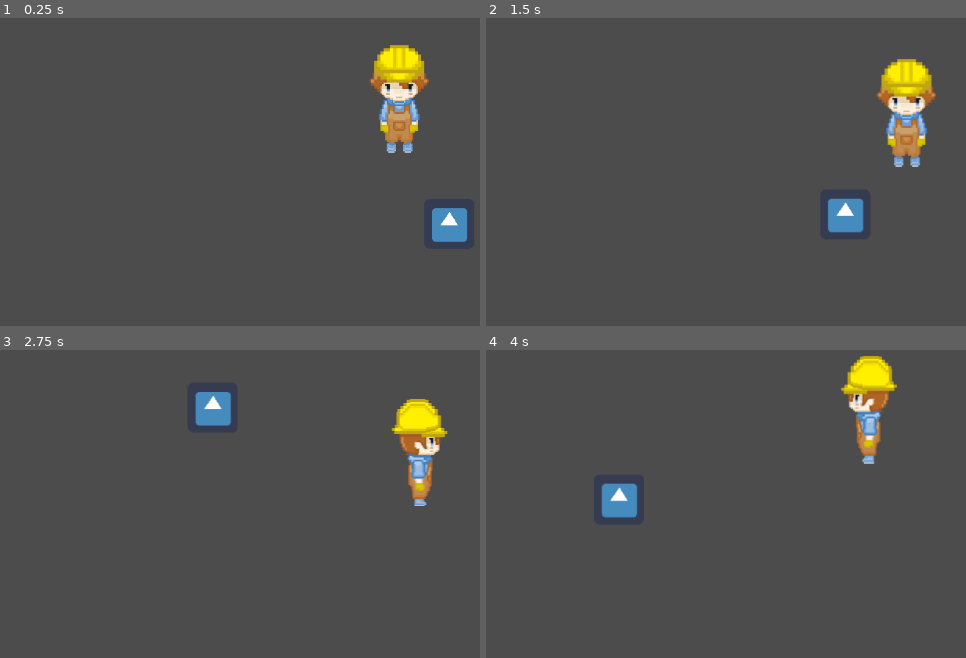
Above: before the commit, frames 1-4 (two rows, left to right).
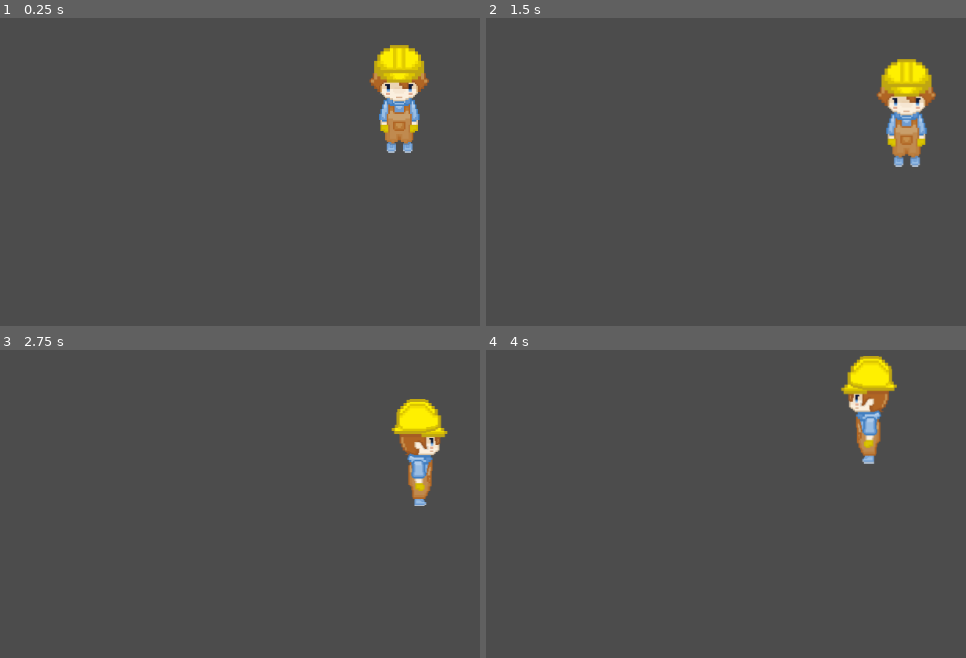
Above: after the commit, the same moments.

Repository: wenyee-ang/rainbowroads
Game: Godot game, scene res://World.tscn
Same seed, same stepped clock (60 frames per second), same inputs: the game is played once before the commit and once after it. The engine's default icon, where the game draws it, is replaced by a stand-in: a white triangle on a blue panel in a dark square.
Inputs:
- Up to frame 1 (0.25 s): no input
- Up to frame 2 (1.5 s): tap Enter at 0.5 s; hold Right (ui_right) 0.53-1.28 s; hold Down (ui_down) from 1.28 s (still down)
- Up to frame 3 (2.75 s): release Down (ui_down) at 2.03 s; hold Right (ui_right) from 2.03 s (still down)
- Up to frame 4 (4 s): release Right (ui_right) at 2.78 s; hold Up (ui_up) 2.78-3.53 s; hold Left (ui_left) from 3.53 s (still down)

The runs differ from the first frame. In frame 1, 0.8% of the frame differs, in the area x 90-98%, y 61-73%; in frame 2, 0.8%; in frame 3, 0.8%; in frame 4, 0.8%, in the area x 23-32%, y 43-55%.

Commit message:
Added Collision Shape to Sprite

Diff:
--- a/World.tscn
+++ b/World.tscn
@@ -1,8 +1,7 @@
-[gd_scene load_steps=4 format=2]
+[gd_scene load_steps=3 format=2]
 
 [ext_resource path="res://KinematicBody2D.gd" type="Script" id=1]
 [ext_resource path="res://main_char_front_sprite.png" type="Texture" id=2]
-[ext_resource path="res://icon.png" type="Texture" id=3]
 
 [node name="World" type="Node"]
 
@@ -14,7 +13,12 @@
 }
 
 [node name="MCSprite" type="Sprite" parent="PlayerBody"]
+z_index = 1
 texture = ExtResource( 2 )
+
+[node name="CollisionPolygon2D" type="CollisionPolygon2D" parent="PlayerBody"]
+z_index = 1
+polygon = PoolVector2Array( 22, -1.1, 22, -0.300003, 30, 18.6, 30, 29, 28.9, 29, 27.9, 43, 25.5, 43, 22, 45.1, 22, 54.1, 19.1, 56, 21.4, 69, 3, 69, 3, 68.4, 1.3, 58.9, 0.5, 58.4, -1.9, 69, -18, 69, -18, 68.3, -21.7, 45.9, -28, 42.1, -28, 29.2, -30, 28.2, -30, 18.6, -22.6, -0.699997 )
 
 [node name="Camera2D" type="Camera2D" parent="PlayerBody"]
 position = Vector2( 1, 0 )
@@ -25,7 +29,3 @@
 drag_margin_right = 0.4
 drag_margin_bottom = 0.4
 editor_draw_drag_margin = true
-
-[node name="icon" type="Sprite" parent="."]
-position = Vector2( 480, 416 )
-texture = ExtResource( 3 )
